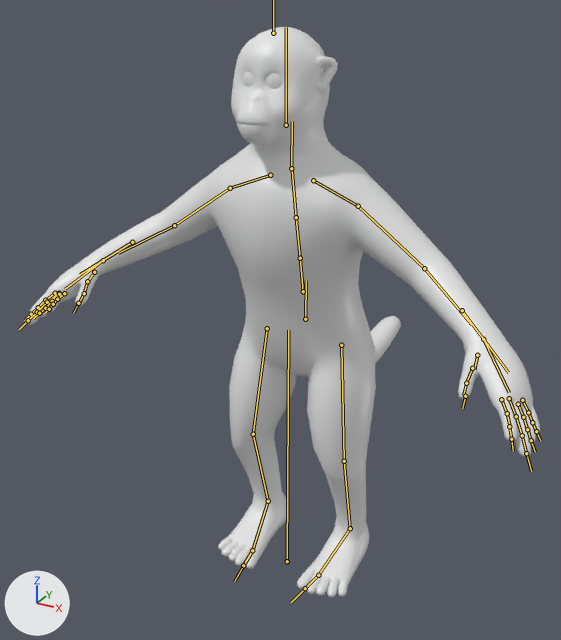
A saved change to the FBX model MonkeyMadness/Assets/Art/Monkey/Dka/doodkopaapje.fbx.
Both versions are drawn from a camera (50 mm lens) standing at (0.651, -1.216, 1.195) and looking at (-0.082, 0.116, 0.529). The lights are fixed; the arrows at lower left show +X, +Y and +Z. The bones that bend it are drawn over the model as lines.

In view in the first picture: 'PlayerAap.001'.
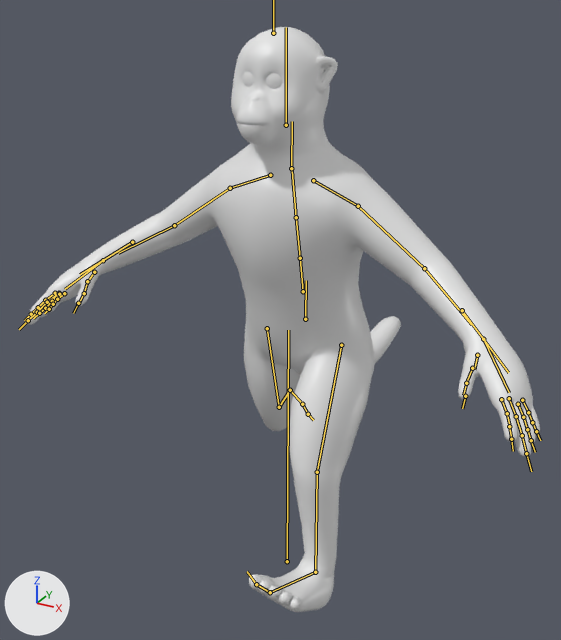
The newer file adds an action. The first version stands in its rest pose; the second is drawn at frame 8 of the action 'doodkopaapje|Walk'.

Scene script edits in JSON lines:
```json
{"block": "bone_mixamorig_leftupleg", "where": "bone_mixamorig_leftupleg = bpy.data.objects['doodkopaapje'].pose.bones['mixamorig:LeftUpLeg']  # child of 'mixamorig:Hips'"}
{"op": "set", "path": "bone_mixamorig_leftupleg.rotation_quaternion", "old": "(1.0, 0.0, 0.0, 0.0)", "new": "(0.969, 0.236, 0.075, 0.008)", "note": "degrees (0, 0, 0) -> degrees (28, 8, 3)"}
{"block": "bone_mixamorig_leftleg", "where": "bone_mixamorig_leftleg = bpy.data.objects['doodkopaapje'].pose.bones['mixamorig:LeftLeg']  # child of 'mixamorig:LeftUpLeg'"}
{"op": "set", "path": "bone_mixamorig_leftleg.rotation_quaternion", "old": "(1.0, 0.0, 0.0, 0.0)", "new": "(0.999, -0.047, 0.0, 0.013)", "note": "degrees (0, 0, 0) -> degrees (-5, 0, 1)"}
{"block": "bone_mixamorig_leftfoot", "where": "bone_mixamorig_leftfoot = bpy.data.objects['doodkopaapje'].pose.bones['mixamorig:LeftFoot']  # child of 'mixamorig:LeftLeg'"}
{"op": "set", "path": "bone_mixamorig_leftfoot.rotation_quaternion", "old": "(1.0, 0.0, 0.0, 0.0)", "new": "(0.987, 0.162, -0.006, 0.025)", "note": "degrees (0, 0, 0) -> degrees (19, -1, 3)"}
{"block": "bone_mixamorig_lefttoebase", "where": "bone_mixamorig_lefttoebase = bpy.data.objects['doodkopaapje'].pose.bones['mixamorig:LeftToeBase']  # child of 'mixamorig:LeftFoot'"}
{"op": "set", "path": "bone_mixamorig_lefttoebase.rotation_quaternion", "old": "(1.0, 0.0, 0.0, 0.0)", "new": "(0.994, 0.109, -0.001, 0.008)", "note": "degrees (0, 0, 0) -> degrees (13, 0, 1)"}
{"block": "bone_mixamorig_rightupleg", "where": "bone_mixamorig_rightupleg = bpy.data.objects['doodkopaapje'].pose.bones['mixamorig:RightUpLeg']  # child of 'mixamorig:Hips'"}
{"op": "set", "path": "bone_mixamorig_rightupleg.rotation_quaternion", "old": "(1.0, 0.0, 0.0, 0.0)", "new": "(0.965, -0.211, -0.15, 0.042)", "note": "degrees (0, 0, 0) -> degrees (-26, -16, 9)"}
{"block": "bone_mixamorig_rightleg", "where": "bone_mixamorig_rightleg = bpy.data.objects['doodkopaapje'].pose.bones['mixamorig:RightLeg']  # child of 'mixamorig:RightUpLeg'"}
{"op": "set", "path": "bone_mixamorig_rightleg.rotation_quaternion", "old": "(1.0, 0.0, 0.0, 0.0)", "new": "(0.957, -0.275, -0.001, -0.088)", "note": "degrees (0, 0, 0) -> degrees (-32, -3, -10)"}
{"block": "bone_mixamorig_rightfoot", "where": "bone_mixamorig_rightfoot = bpy.data.objects['doodkopaapje'].pose.bones['mixamorig:RightFoot']  # child of 'mixamorig:RightLeg'"}
{"op": "set", "path": "bone_mixamorig_rightfoot.rotation_quaternion", "old": "(1.0, 0.0, 0.0, 0.0)", "new": "(0.911, -0.409, -0.011, 0.055)", "note": "degrees (0, 0, 0) -> degrees (-48, 1, 6)"}
{"block": "bone_mixamorig_righttoebase", "where": "bone_mixamorig_righttoebase = bpy.data.objects['doodkopaapje'].pose.bones['mixamorig:RightToeBase']  # child of 'mixamorig:RightFoot'"}
{"op": "set", "path": "bone_mixamorig_righttoebase.rotation_quaternion", "old": "(1.0, 0.0, 0.0, 0.0)", "new": "(0.995, -0.098, 0.001, 0.008)", "note": "degrees (0, 0, 0) -> degrees (-11, 0, 1)"}
```

Where the change shows, as pixel boxes [x1, y1, x2, y2] in the pictures (561 x 640 px):
```json
{"object": "PlayerAap.001", "change": "posed", "before": [26, 27, 540, 597], "after": [26, 27, 540, 612]}
{"bone": "mixamorig:LeftUpLeg", "before": "(341, 345) to (344, 461)", "after": "(341, 345) to (317, 472)"}
{"bone": "mixamorig:LeftLeg", "before": "(344, 461) to (350, 528)", "after": "(317, 472) to (315, 572)"}
{"bone": "mixamorig:LeftFoot", "before": "(350, 528) to (318, 575)", "after": "(315, 572) to (270, 592)"}
{"bone": "mixamorig:LeftToeBase", "before": "(318, 575) to (305, 588)", "after": "(270, 592) to (256, 584)"}
{"bone": "mixamorig:RightUpLeg", "before": "(267, 328) to (253, 434)", "after": "(267, 328) to (279, 407)"}
{"bone": "mixamorig:RightLeg", "before": "(253, 434) to (268, 501)", "after": "(279, 407) to (290, 390)"}
{"bone": "mixamorig:RightFoot", "before": "(268, 501) to (252, 550)", "after": "(290, 390) to (302, 404)"}
{"bone": "mixamorig:RightToeBase", "before": "(252, 550) to (243, 565)", "after": "(302, 404) to (308, 414)"}
```
